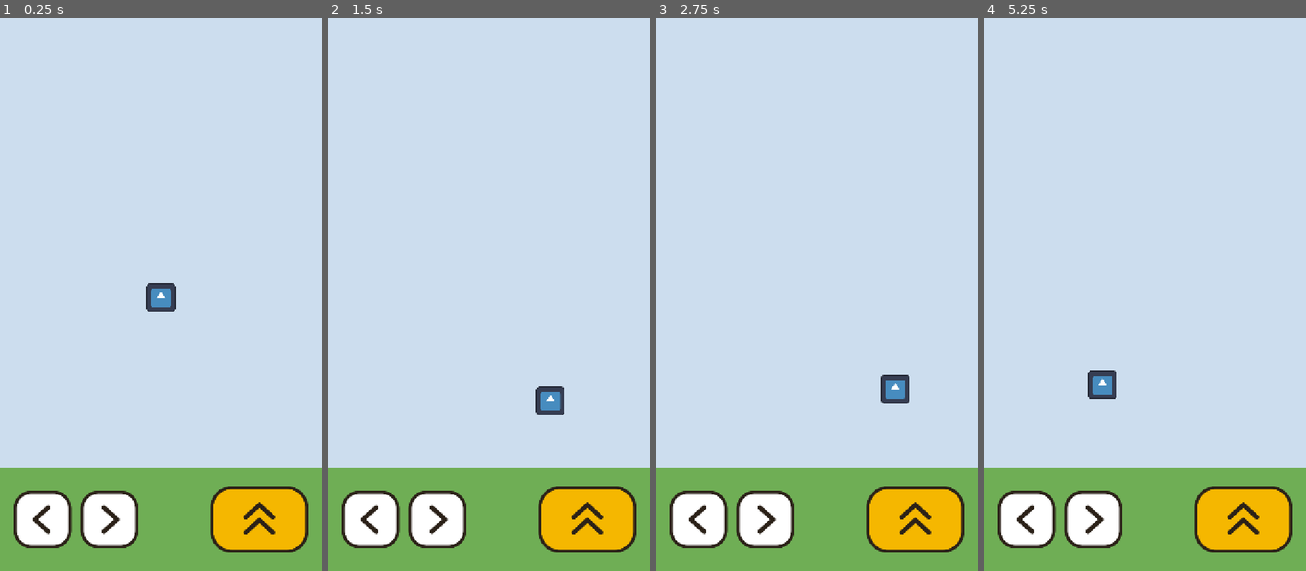
Above: before the commit, frames 1-4 (left to right).
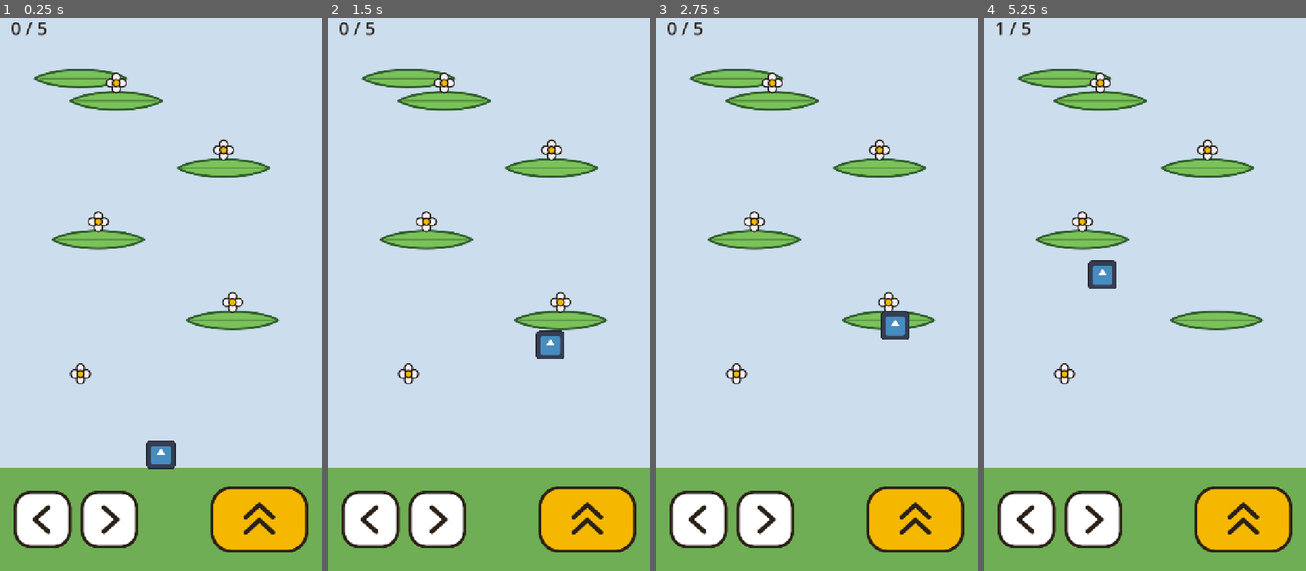
Above: after the commit, the same moments.

Repository: AmyRose20/bramble-bee
Game: Godot game, scene res://scenes/level.tscn
The game is run twice, just before and just after one commit, with the same random seed, the same clock (stepped at 60 frames per second) and the same inputs. The engine's default icon, where the game draws it, is replaced by a stand-in: a white triangle on a blue panel in a dark square.
Inputs:
- Up to frame 1 (0.25 s): no input
- Up to frame 2 (1.5 s): hold Right (move_right) 0.53-1.28 s; hold Space (fly) 0.53-1.28 s; hold Left (move_left) from 1.28 s (still down); tap Space (fly) at 1.35 s
- Up to frame 3 (2.75 s): release Left (move_left) at 2.03 s; hold Right (move_right) from 2.03 s (still down); hold Space (fly) from 2.03 s (still down)
- Up to frame 4 (5.25 s): release Space (fly) at 2.78 s; tap Space (fly) at 2.85, 4.35 s; release Right (move_right) at 3.53 s; hold Space (fly) 3.53-4.28 s; hold Left (move_left) from 3.53 s (still down); hold Space (fly) from 5.03 s (still down)

The runs differ from the first frame. In frame 1, 5.7% of the frame differs, in the area x 3-87%, y 0-82%; in frame 2, 5.6%; in frame 3, 5.3%; in frame 4, 5.5%.

Commit message:
Part 3 complete: leaves and flowers
One-way leaf platforms, collectable flowers, flower counter, level complete message, faster fall recovery

Diff:
--- /dev/null
+++ b/art/flower.svg
@@ -0,0 +1,7 @@
+<svg xmlns="http://www.w3.org/2000/svg" width="48" height="48" viewBox="0 0 48 48">
+  <circle cx="24" cy="11" r="9" fill="#F4F1F7" stroke="#2B2118" stroke-width="3"/>
+  <circle cx="37" cy="24" r="9" fill="#F4F1F7" stroke="#2B2118" stroke-width="3"/>
+  <circle cx="24" cy="37" r="9" fill="#F4F1F7" stroke="#2B2118" stroke-width="3"/>
+  <circle cx="11" cy="24" r="9" fill="#F4F1F7" stroke="#2B2118" stroke-width="3"/>
+  <circle cx="24" cy="24" r="8" fill="#F5B700" stroke="#2B2118" stroke-width="3"/>
+</svg>
--- /dev/null
+++ b/art/leaf_platform.svg
@@ -0,0 +1,4 @@
+<svg xmlns="http://www.w3.org/2000/svg" width="220" height="60" viewBox="0 0 220 60">
+  <path d="M8 30 C 50 4, 170 4, 212 30 C 170 56, 50 56, 8 30 Z" fill="#7BC25A" stroke="#2F5E2C" stroke-width="5" stroke-linejoin="round"/>
+  <path d="M20 30 L 200 30" stroke="#2F5E2C" stroke-width="3" stroke-linecap="round" opacity="0.6"/>
+</svg>
--- a/scenes/bee.gd
+++ b/scenes/bee.gd
@@ -1,14 +1,21 @@
 extends CharacterBody2D
 
 # How strongly gravity pulls the bee down
-const GRAVITY := 900.0
+const GRAVITY := 1200.0
 # How strongly holding Fly pushes the bee up
-const FLY_FORCE := 1500.0
+const FLY_FORCE := 1800.0
+# Extra push when you press Fly while falling, so the bee recovers quickly
+const FALL_RECOVERY := 2.5
 # How fast the bee moves left and right
 const MOVE_SPEED := 250.0
 # Speed limits, so the bee never moves too fast
-const MAX_FALL_SPEED := 400.0
+const MAX_FALL_SPEED := 550.0
 const MAX_RISE_SPEED := 350.0
+
+
+func _ready() -> void:
+	# Label the bee so flowers (and later, hazards) know it's the bee
+	add_to_group("bee")
 
 
 func _physics_process(delta: float) -> void:
@@ -17,7 +24,12 @@
 
 	# 2. Holding Fly pushes the bee up
 	if Input.is_action_pressed("fly"):
-		velocity.y -= FLY_FORCE * delta
+		if velocity.y > 0:
+			# Still falling: push up extra hard to recover quickly
+			velocity.y -= FLY_FORCE * FALL_RECOVERY * delta
+		else:
+			# Already rising: normal push
+			velocity.y -= FLY_FORCE * delta
 
 	# 3. Keep the up/down speed within the limits
 	velocity.y = clamp(velocity.y, -MAX_RISE_SPEED, MAX_FALL_SPEED)
--- /dev/null
+++ b/scenes/flower.gd
@@ -0,0 +1,18 @@
+extends Area2D
+
+# A message this flower sends out when it's collected
+signal collected
+
+
+func _ready() -> void:
+	# Put every flower in a "flowers" group so the level can find and count them
+	add_to_group("flowers")
+	# When something enters this flower's area, run _on_body_entered
+	body_entered.connect(_on_body_entered)
+
+
+func _on_body_entered(body: Node2D) -> void:
+	# Only the bee can collect flowers
+	if body.is_in_group("bee"):
+		collected.emit()   # tell the level
+		queue_free()       # remove this flower from the game
--- /dev/null
+++ b/scenes/flower.tscn
@@ -0,0 +1,16 @@
+[gd_scene format=3 uid="uid://bej5ap71bppnp"]
+
+[ext_resource type="Texture2D" uid="uid://djhmedr5b25ce" path="res://art/flower.svg" id="1_8x8dx"]
+[ext_resource type="Script" uid="uid://c7aw6wvmaxswr" path="res://scenes/flower.gd" id="1_yoh7s"]
+
+[sub_resource type="CircleShape2D" id="CircleShape2D_g4v7s"]
+radius = 22.0
+
+[node name="Flower" type="Area2D" unique_id=501010365]
+script = ExtResource("1_yoh7s")
+
+[node name="Sprite2D" type="Sprite2D" parent="." unique_id=1399950103]
+texture = ExtResource("1_8x8dx")
+
+[node name="CollisionShape2D" type="CollisionShape2D" parent="." unique_id=2042631351]
+shape = SubResource("CircleShape2D_g4v7s")
--- /dev/null
+++ b/scenes/leaf.tscn
@@ -0,0 +1,16 @@
+[gd_scene format=3 uid="uid://815v5hdtn01d"]
+
+[ext_resource type="Texture2D" uid="uid://5w4ksub2depq" path="res://art/leaf_platform.svg" id="1_wmchb"]
+
+[sub_resource type="RectangleShape2D" id="RectangleShape2D_g4v7s"]
+size = Vector2(190, 16)
+
+[node name="Leaf" type="StaticBody2D" unique_id=1290156412]
+
+[node name="Sprite2D" type="Sprite2D" parent="." unique_id=984383645]
+texture = ExtResource("1_wmchb")
+
+[node name="CollisionShape2D" type="CollisionShape2D" parent="." unique_id=843489452]
+position = Vector2(0, -10)
+shape = SubResource("RectangleShape2D_g4v7s")
+one_way_collision = true
--- /dev/null
+++ b/scenes/level.gd
@@ -0,0 +1,35 @@
+extends Node2D
+
+# How many flowers the bee has collected so far
+var collected_count := 0
+# How many flowers are in this level (counted when the level starts)
+var total_flowers := 0
+
+# Shortcuts to the text on screen
+@onready var flower_counter: Label = $HUD/FlowerCounter
+@onready var level_complete_label: Label = $HUD/LevelComplete
+
+
+func _ready() -> void:
+	# Find every flower in the level
+	var flowers := get_tree().get_nodes_in_group("flowers")
+	total_flowers = flowers.size()
+
+	# Listen for each flower's "collected" message
+	for flower in flowers:
+		flower.collected.connect(_on_flower_collected)
+
+	update_counter()
+
+
+func _on_flower_collected() -> void:
+	collected_count += 1
+	update_counter()
+
+	# All flowers collected? Show the message
+	if collected_count == total_flowers:
+		level_complete_label.visible = true
+
+
+func update_counter() -> void:
+	flower_counter.text = "%d / %d" % [collected_count, total_flowers]
--- a/scenes/level.tscn
+++ b/scenes/level.tscn
@@ -1,6 +1,9 @@
 [gd_scene format=3 uid="uid://c1lclia1nryyc"]
 
 [ext_resource type="PackedScene" uid="uid://ckv6j7gnclstc" path="res://scenes/bee.tscn" id="1_2q6dc"]
+[ext_resource type="PackedScene" uid="uid://815v5hdtn01d" path="res://scenes/leaf.tscn" id="1_2r41h"]
+[ext_resource type="Script" uid="uid://bkedb701uxdtr" path="res://scenes/level.gd" id="1_b121j"]
+[ext_resource type="PackedScene" uid="uid://bej5ap71bppnp" path="res://scenes/flower.tscn" id="2_klq6b"]
 [ext_resource type="Script" uid="uid://btcimcqwoh8q1" path="res://scenes/bee.gd" id="2_w7c3h"]
 [ext_resource type="Texture2D" uid="uid://utixt4u1tofj" path="res://art/btn_left.svg" id="3_ppgk2"]
 [ext_resource type="Texture2D" uid="uid://dq6rkj3l24aar" path="res://art/btn_right.svg" id="4_2r41h"]
@@ -15,6 +18,7 @@
 [sub_resource type="WorldBoundaryShape2D" id="WorldBoundaryShape2D_d0u6y"]
 
 [node name="Level" type="Node2D" unique_id=624688245]
+script = ExtResource("1_b121j")
 
 [node name="Ground" type="ColorRect" parent="." unique_id=952843408]
 offset_top = 1050.0
@@ -22,8 +26,38 @@
 offset_bottom = 1280.0
 color = Color(0.43529412, 0.68235296, 0.33333334, 1)
 
+[node name="Leaf" parent="." unique_id=1290156412 instance=ExtResource("1_2r41h")]
+position = Vector2(180, 180)
+
+[node name="Leaf2" parent="." unique_id=280487698 instance=ExtResource("1_2r41h")]
+position = Vector2(520, 720)
+
+[node name="Leaf3" parent="." unique_id=1723506056 instance=ExtResource("1_2r41h")]
+position = Vector2(220, 540)
+
+[node name="Leaf4" parent="." unique_id=1956393412 instance=ExtResource("1_2r41h")]
+position = Vector2(500, 380)
+
+[node name="Leaf5" parent="." unique_id=1599942222 instance=ExtResource("1_2r41h")]
+position = Vector2(260, 230)
+
+[node name="Flower" parent="." unique_id=501010365 instance=ExtResource("2_klq6b")]
+position = Vector2(180, 840)
+
+[node name="Flower2" parent="." unique_id=766139303 instance=ExtResource("2_klq6b")]
+position = Vector2(520, 680)
+
+[node name="Flower3" parent="." unique_id=1007873951 instance=ExtResource("2_klq6b")]
+position = Vector2(220, 500)
+
+[node name="Flower4" parent="." unique_id=586142534 instance=ExtResource("2_klq6b")]
+position = Vector2(500, 340)
+
+[node name="Flower5" parent="." unique_id=2023089856 instance=ExtResource("2_klq6b")]
+position = Vector2(260, 190)
+
 [node name="Bee" parent="." unique_id=1253724346 instance=ExtResource("1_2q6dc")]
-position = Vector2(360, 640)
+position = Vector2(360, 1000)
 script = ExtResource("2_w7c3h")
 
 [node name="Bounds" type="StaticBody2D" parent="." unique_id=2093753729]
@@ -63,3 +97,24 @@
 position = Vector2(470, 1090)
 texture_normal = ExtResource("5_klq6b")
 action = "fly"
+
+[node name="HUD" type="CanvasLayer" parent="." unique_id=730267735]
+
+[node name="FlowerCounter" type="Label" parent="HUD" unique_id=745808933]
+offset_left = 24.0
+offset_top = 40.0
+offset_right = 64.0
+offset_bottom = 95.0
+theme_override_colors/font_color = Color(0.16862746, 0.12941177, 0.09411765, 1)
+theme_override_font_sizes/font_size = 40
+text = "0/5"
+
+[node name="LevelComplete" type="Label" parent="HUD" unique_id=1464980640]
+visible = false
+offset_top = 560.0
+offset_right = 720.0
+offset_bottom = 640.0
+theme_override_colors/font_color = Color(0.16862746, 0.12941177, 0.09411765, 1)
+theme_override_font_sizes/font_size = 56
+text = "Level Complete!"
+horizontal_alignment = 1
Not shown, added: art/flower.svg.import
Not shown, added: art/leaf_platform.svg.import
Not shown, changed: export_presets.cfg
Not shown, added: scenes/flower.gd.uid
Not shown, added: scenes/level.gd.uid
